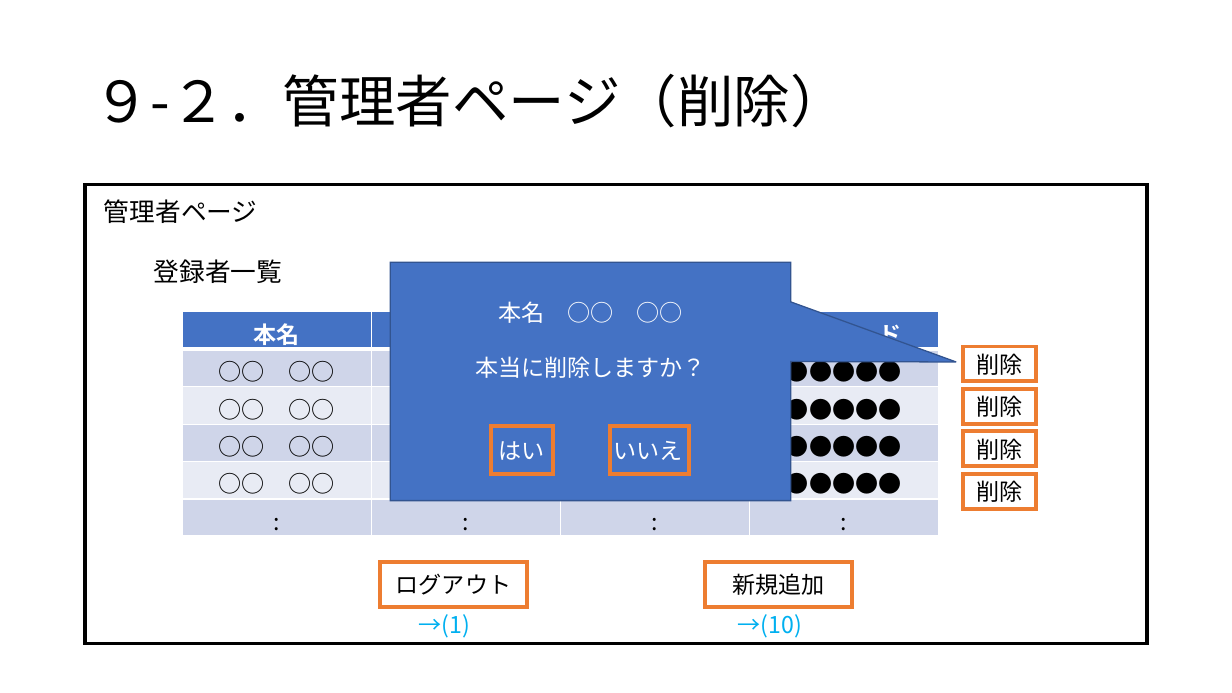
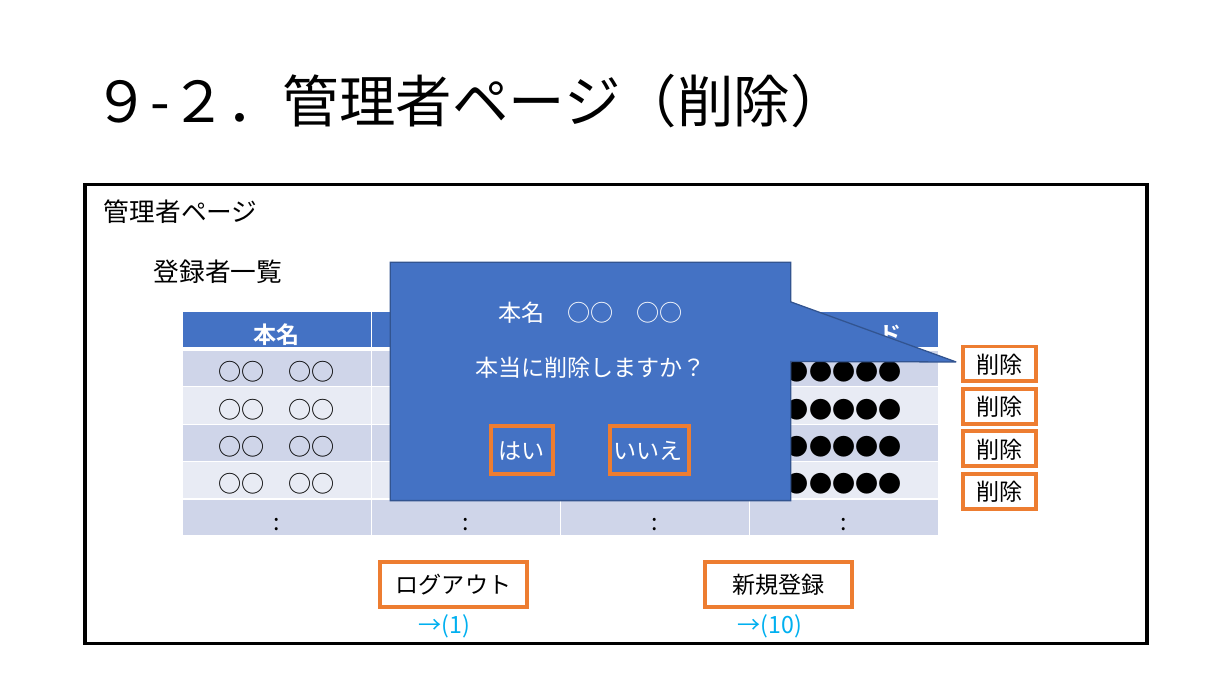
Before and after one commit to T1-2022/yoyaku, a slide deck: slide 15 of Design.pptx. Drawn at 1232x693 pixels with LibreOffice and Linux fonts; fonts in the diff are those of the drawing. Boxes give left, top, right and bottom in pixels: in the first picture for what was removed or moved away, otherwise in the second. Text is boxed around its words. In the diff, an @@ line names an element or a change of style, - is before the commit and + after.

Commit message:
画面名称の変更

```diff
--- a/Design.pptx
+++ b/Design.pptx
@@ text in rectangle at (x1=732, y1=573, x2=824, y2=595): text changed @@
-新規追加
+新規登録
```
